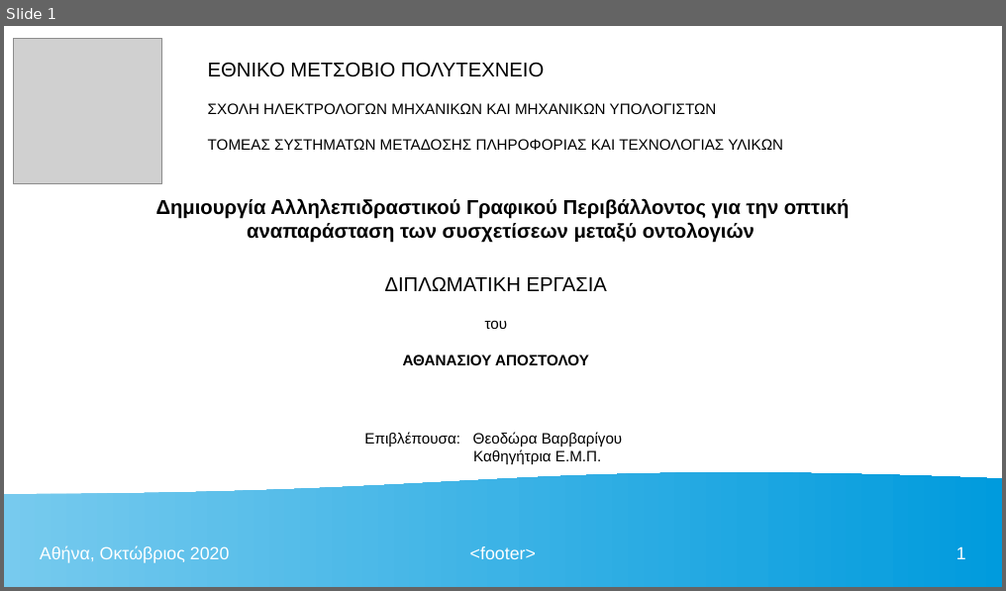
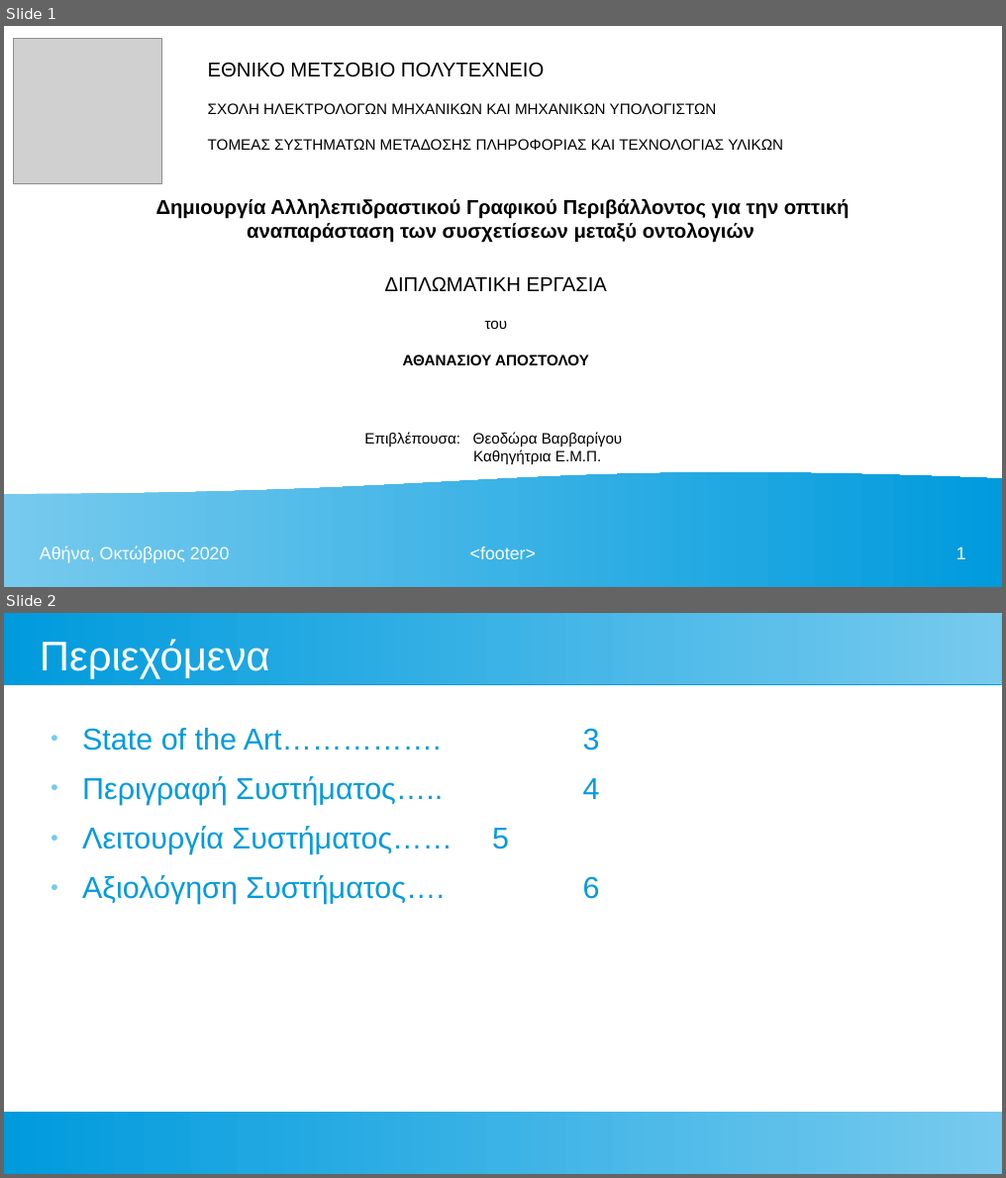
Before and after one commit to ThanosApostolou/omv, a slide deck: docs/thesis presentation.odp. Shown one above the other, each under a label of ours: slide 1 before the commit, slides 1 and 2 after it. The pictures are 1006x591 and 1006x1178 pixels, drawn with LibreOffice and Linux fonts; fonts in the diff are those of the drawing; grey boxes stand for pictures. Boxes give left, top, right and bottom in pixels: in the first picture for what was removed or moved away, otherwise in the second. Text is boxed around its words. In the diff, an @@ line names an element or a change of style, - is before the commit and + after.

```diff
--- a/docs/thesis presentation.odp
+++ b/docs/thesis presentation.odp
@@ slide 2 added at (4,613,1002,1174), background #FFFFFF @@
@@ rectangle added at (4,613,1002,684), fill gradient #77CAEE to #75C9EE to #73C9ED to #71C8ED to #6FC7ED to #6EC6ED @@
@@ title added at (40,639,270,679), 33 pt, text #FFFFFF @@
+Περιεχόμενα
@@ text added at (82,728,600,904), 24 pt, text #009BDD @@
+● State of the Art……………. 3
+● Περιγραφή Συστήματος….. 4
+● Λειτουργία Συστήματος…… 5
+● Αξιολόγηση Συστήματος…. 6
@@ rectangle added at (4,1112,1002,1174), fill gradient #77CAEE to #75C9EE to #73C9ED to #71C8ED to #6FC7ED to #6EC6ED @@
```
Also in this commit, not shown: 2 other files.
